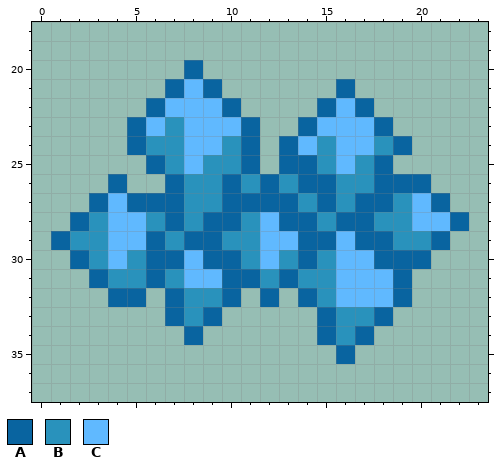
Pixel-art sprite: hold/ihcathb/ihc.h.b.cf.shadowblock.1.png. The picture above is the old version.
The file is 24x64 pixels. Shown: x 0..23, y 18..37.
Palette (. is transparent): A #0964a0  B #2992bc  C #60b9ff
Pixels before, first column x 1:
20 .......A..............
21 ......ACA......A......
22 .....ACCCA....ACA.....
23 ....ACBCCCA..ACCCA....
24 ....ABBCCBA.ACBCCBA...
25 .....ABCBBA.AABCBA....
26 ...A..ABBABABAABBAAA..
27 ..ACAAABBAAAABABAABCA.
28 .ABCCBABAABCAABAABBCCA
29 ABBCCABAABBCCAACAABBA.
30 .ABCBAACAABCBABCCAAA..
31 ..ABBABCCAABABBCCCA...
32 ...AA.ABBA.A.ABCCCA...
33 ......ABA.....ABBA....
34 .......A......ABA.....
35 ...............A......
Once edited:
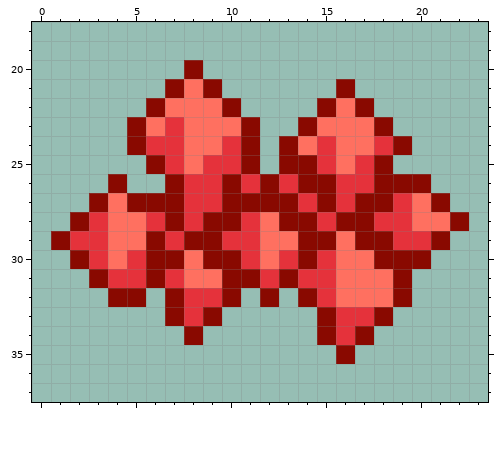
Edits made:
colour A: #0964a0 -> #890900
colour B: #2992bc -> #e5323b
colour C: #60b9ff -> #ff7060
Boxes around the changes in both pictures, in picture pixels (x1, y1, x2, y2):
changed: (51, 60, 469, 364)
